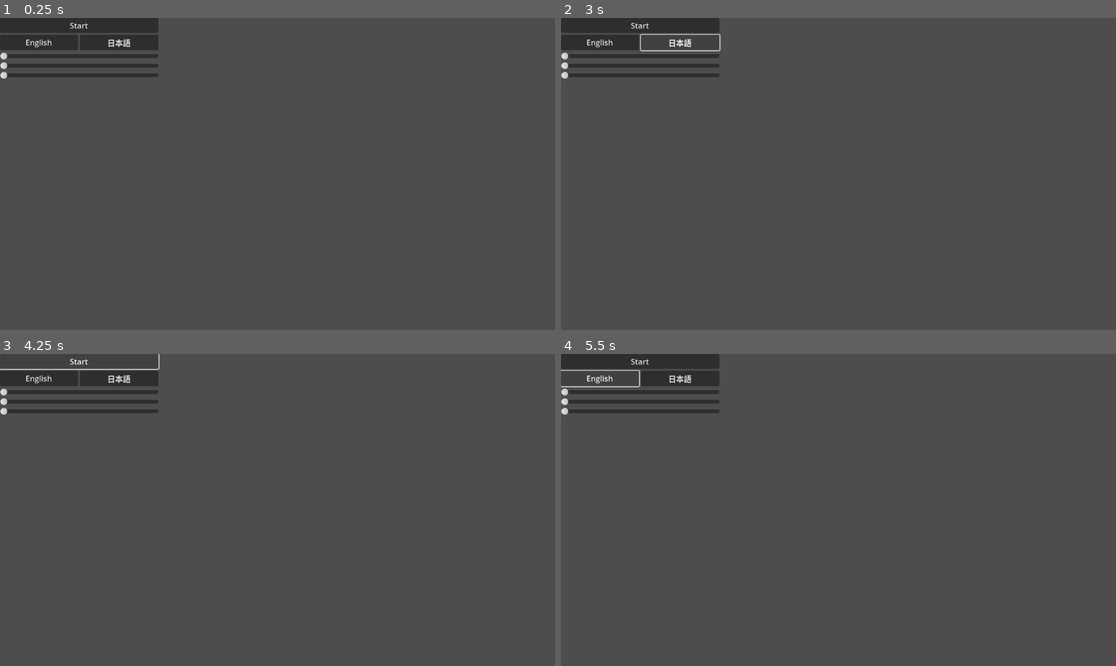
Above: before the commit, frames 1-4 (two rows, left to right).
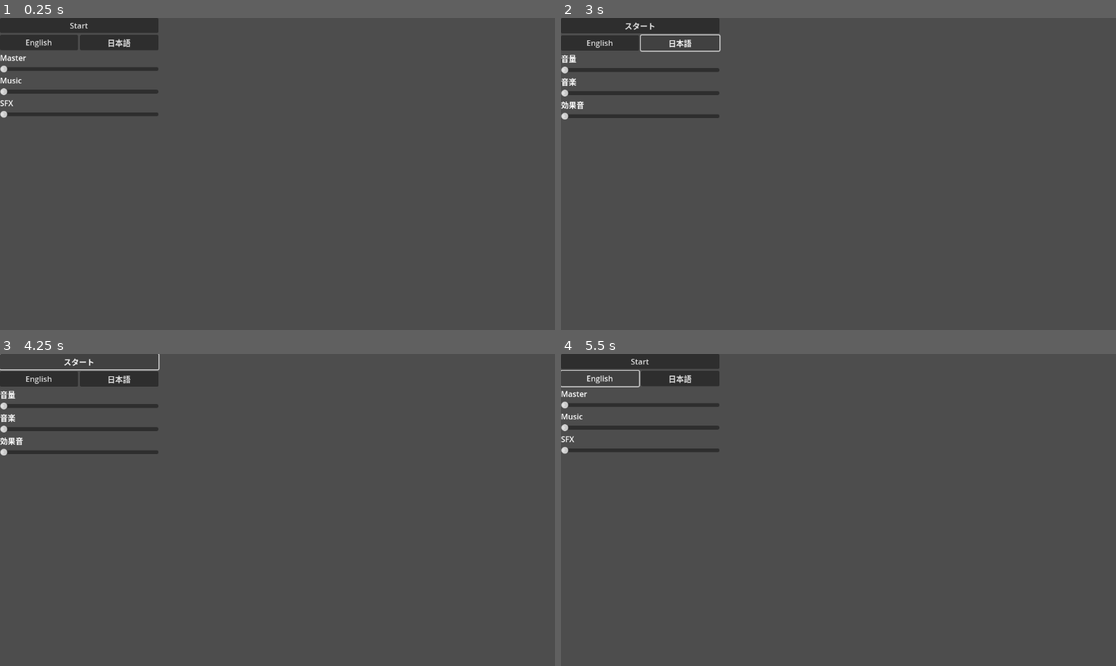
Above: after the commit, the same moments.

Repository: jrattur2/ggj-2026-team-coup
Game: Godot game, scene res://Menu/main-menu.tscn
The game is run twice, just before and just after one commit, with the same random seed, the same clock (stepped at 60 frames per second) and the same inputs. The project has no main scene, so this scene is started directly.
Inputs:
- Up to frame 1 (0.25 s): no input
- Up to frame 2 (3 s): click "Start" at 0.5 s; click "Start" at 1.25 s; click "English" at 2 s; click "日本語" at 2.75 s
- Up to frame 3 (4.25 s): click "Start" (after the commit: "スタート") at 3.5 s
- Up to frame 4 (5.5 s): click "Start" (after the commit: "スタート") at 4.25 s; click "English" at 5 s

The runs differ from the first frame. In frame 1, 2.0% of the frame differs, in the area x 0-29%, y 11-33%; in frame 2, 2.4%; in frame 3, 2.4%, in the area x 0-29%, y 1-33%; in frame 4, 2.0%.
Error in both runs: Assertion failed: failed to load game (res://Menu/main_menu.gd:33)

Commit message:
add menu button translations

Diff:
--- a/Menu/main-menu.tscn
+++ b/Menu/main-menu.tscn
@@ -21,7 +21,7 @@
 
 [node name="StartButton" type="Button" parent="MarginContainer/VBoxContainer"]
 layout_mode = 2
-text = "Start"
+text = "MENU_START"
 
 [node name="HBoxContainer" type="HBoxContainer" parent="MarginContainer/VBoxContainer"]
 layout_mode = 2
@@ -38,18 +38,39 @@
 size_flags_horizontal = 3
 text = "日本語"
 
-[node name="MasterSlider" type="HSlider" parent="MarginContainer/VBoxContainer"]
+[node name="VBoxContainer" type="VBoxContainer" parent="MarginContainer/VBoxContainer"]
 layout_mode = 2
 
-[node name="MusicSlider" type="HSlider" parent="MarginContainer/VBoxContainer"]
+[node name="Label" type="Label" parent="MarginContainer/VBoxContainer/VBoxContainer"]
+layout_mode = 2
+text = "MENU_AUDIO_MASTER"
+
+[node name="MasterSlider" type="HSlider" parent="MarginContainer/VBoxContainer/VBoxContainer"]
 layout_mode = 2
 
-[node name="SFXSlider" type="HSlider" parent="MarginContainer/VBoxContainer"]
+[node name="VBoxContainer2" type="VBoxContainer" parent="MarginContainer/VBoxContainer"]
+layout_mode = 2
+
+[node name="Label" type="Label" parent="MarginContainer/VBoxContainer/VBoxContainer2"]
+layout_mode = 2
+text = "MENU_AUDIO_MUSIC"
+
+[node name="MusicSlider" type="HSlider" parent="MarginContainer/VBoxContainer/VBoxContainer2"]
+layout_mode = 2
+
+[node name="VBoxContainer3" type="VBoxContainer" parent="MarginContainer/VBoxContainer"]
+layout_mode = 2
+
+[node name="Label" type="Label" parent="MarginContainer/VBoxContainer/VBoxContainer3"]
+layout_mode = 2
+text = "MENU_AUDIO_SFX"
+
+[node name="SFXSlider" type="HSlider" parent="MarginContainer/VBoxContainer/VBoxContainer3"]
 layout_mode = 2
 
 [connection signal="pressed" from="MarginContainer/VBoxContainer/StartButton" to="." method="_on_start_button_pressed"]
 [connection signal="pressed" from="MarginContainer/VBoxContainer/HBoxContainer/EnButton" to="." method="_on_en_button_pressed"]
 [connection signal="pressed" from="MarginContainer/VBoxContainer/HBoxContainer/JaButton" to="." method="_on_ja_button_pressed"]
-[connection signal="value_changed" from="MarginContainer/VBoxContainer/MasterSlider" to="." method="_on_master_slider_value_changed"]
-[connection signal="value_changed" from="MarginContainer/VBoxContainer/MusicSlider" to="." method="_on_music_slider_value_changed"]
-[connection signal="value_changed" from="MarginContainer/VBoxContainer/SFXSlider" to="." method="_on_sfx_slider_value_changed"]
+[connection signal="value_changed" from="MarginContainer/VBoxContainer/VBoxContainer/MasterSlider" to="." method="_on_master_slider_value_changed"]
+[connection signal="value_changed" from="MarginContainer/VBoxContainer/VBoxContainer2/MusicSlider" to="." method="_on_music_slider_value_changed"]
+[connection signal="value_changed" from="MarginContainer/VBoxContainer/VBoxContainer3/SFXSlider" to="." method="_on_sfx_slider_value_changed"]
--- a/Menu/main_menu.gd
+++ b/Menu/main_menu.gd
@@ -12,7 +12,7 @@
 
 # Called when the node enters the scene tree for the first time.
 func _ready() -> void:
-	pass # Replace with function body.
+	change_language(GameLanguage.English)
 
 
 # Called every frame. 'delta' is the elapsed time since the previous frame.
--- /dev/null
+++ b/Translations/translations.csv
@@ -0,0 +1,5 @@
+Key,en,ja
+MENU_START,Start,スタート
+MENU_AUDIO_MASTER,Master,音量
+MENU_AUDIO_MUSIC,Music,音楽
+MENU_AUDIO_SFX,SFX,効果音
--- a/project.godot
+++ b/project.godot
@@ -14,6 +14,10 @@
 config/features=PackedStringArray("4.5", "GL Compatibility")
 config/icon="res://icon.svg"
 
+[internationalization]
+
+locale/translations=PackedStringArray("res://Translations/translations.en.translation", "res://Translations/translations.ja.translation")
+
 [rendering]
 
 renderer/rendering_method="gl_compatibility"
Not shown, added: Translations/translations.csv.import
Binary file added: Translations/translations.en.translation
Binary file added: Translations/translations.ja.translation
